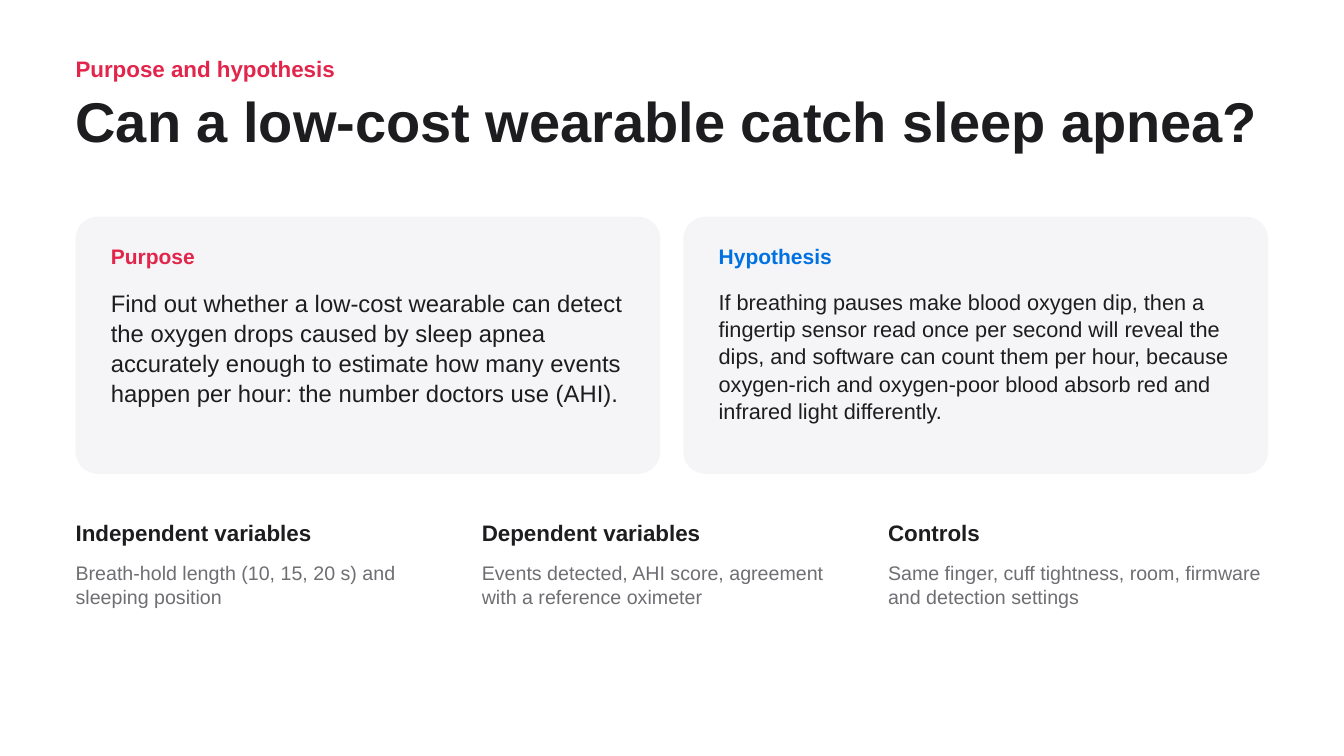
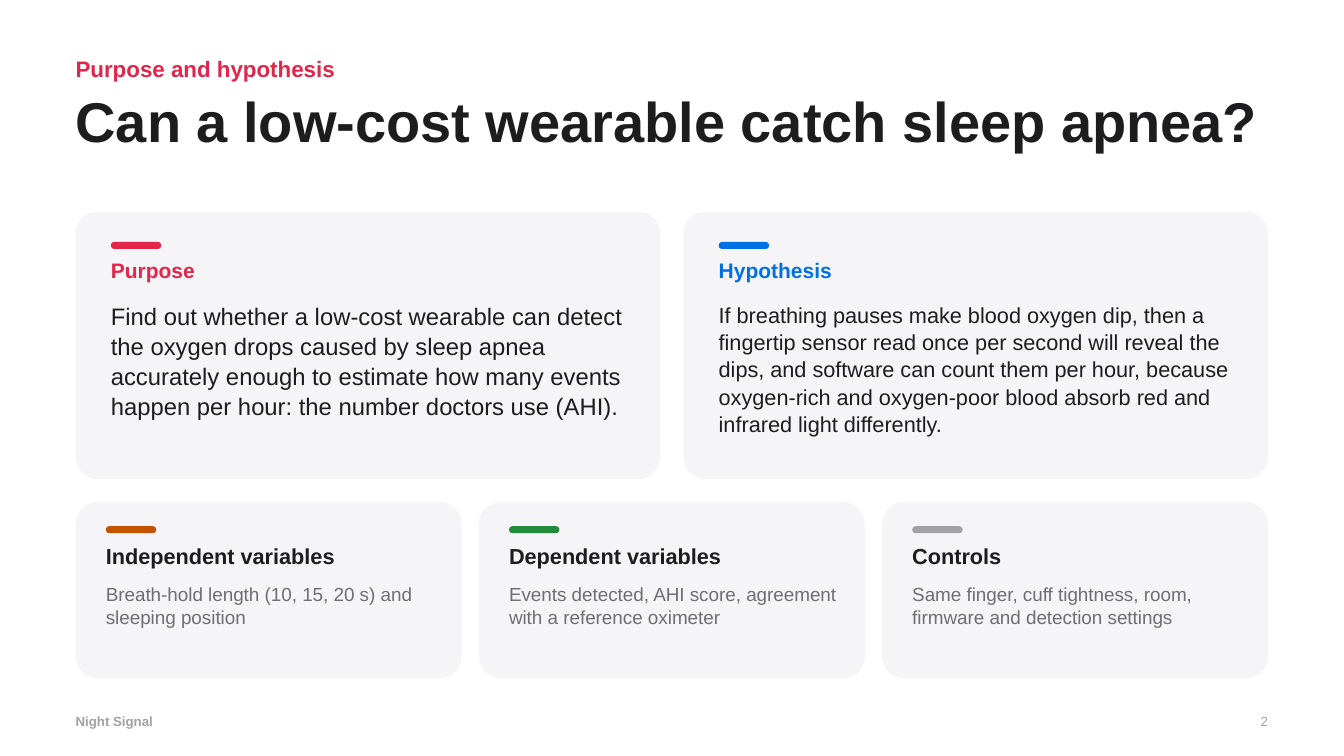
Before and after one commit to gabrielamamanestudent-wq/teetomivV2, a slide deck: slide 2 of science-fair/night-signal/Night_Signal_Presentation.pptx. Drawn at 1344x756 pixels with LibreOffice and Linux fonts; fonts in the diff are those of the drawing. Boxes give left, top, right and bottom in pixels: in the first picture for what was removed or moved away, otherwise in the second. Text is boxed around its words. In the diff, an @@ line names an element or a change of style, - is before the commit and + after.

```diff
--- a/science-fair/night-signal/Night_Signal_Presentation.pptx
+++ b/science-fair/night-signal/Night_Signal_Presentation.pptx
@@ rounded rectangle resized from (x1=76, y1=217, x2=660, y2=474) to (x1=76, y1=212, x2=660, y2=479) @@
@@ rounded rectangle at (x1=76, y1=212, x2=660, y2=479): proportions changed @@
@@ rounded rectangle at (x1=684, y1=212, x2=1268, y2=479): proportions changed @@
@@ rounded rectangle resized from (x1=684, y1=217, x2=1268, y2=474) to (x1=684, y1=212, x2=1268, y2=479) @@
@@ rounded rectangle added at (x1=111, y1=242, x2=161, y2=249), fill #E3254B @@
@@ 3 texts moved together from (x1=111, y1=248, x2=832, y2=407) to (x1=111, y1=262, x2=832, y2=420) @@
@@ rounded rectangle added at (x1=719, y1=242, x2=769, y2=249), fill #0071E3 @@
@@ text "If breathing pauses make blood ..." moved from (x1=719, y1=294, x2=1228, y2=424) to (x1=719, y1=307, x2=1228, y2=437) @@
@@ rounded rectangle added at (x1=76, y1=502, x2=462, y2=679), fill #F5F5F7 @@
@@ rounded rectangle added at (x1=479, y1=502, x2=865, y2=679), fill #F5F5F7 @@
@@ rounded rectangle added at (x1=882, y1=502, x2=1268, y2=679), fill #F5F5F7 @@
@@ rounded rectangle added at (x1=106, y1=526, x2=156, y2=533), fill #C45500 @@
@@ rounded rectangle added at (x1=509, y1=526, x2=560, y2=533), fill #248A3D @@
@@ rounded rectangle added at (x1=912, y1=526, x2=963, y2=533), fill #A1A1A6 @@
@@ size 16 to 15.5 pt in 3 elements at (x1=912, y1=548, x2=1001, y2=565), (x1=509, y1=548, x2=721, y2=568), (x1=106, y1=548, x2=335, y2=568) @@
@@ text "Independent variables" moved from (x1=76, y1=524, x2=311, y2=546) to (x1=106, y1=548, x2=335, y2=568) @@
@@ text "Dependent variables" moved from (x1=482, y1=524, x2=700, y2=546) to (x1=509, y1=548, x2=721, y2=568) @@
@@ text "Controls" moved from (x1=888, y1=524, x2=980, y2=542) to (x1=912, y1=548, x2=1001, y2=565) @@
@@ size 14 to 13.5 pt; line spacing 1.05 to 1 in 3 elements at (x1=912, y1=587, x2=1192, y2=628), (x1=509, y1=587, x2=836, y2=624), (x1=106, y1=587, x2=412, y2=628) @@
@@ text "Breath-hold length (10, 15, 20 ..." moved from (x1=76, y1=566, x2=395, y2=608) to (x1=106, y1=587, x2=412, y2=628) @@
@@ text "Events detected, AHI score, agreement ..." moved from (x1=482, y1=566, x2=823, y2=604) to (x1=509, y1=587, x2=836, y2=624) @@
@@ text "Same finger, cuff tightness, room, ..." moved from (x1=888, y1=566, x2=1260, y2=608) to (x1=912, y1=587, x2=1192, y2=628) @@
@@ text added at (x1=76, y1=716, x2=153, y2=729), 9.5 pt, text #A1A1A6, bold @@
+Night Signal
@@ text added at (x1=1261, y1=717, x2=1268, y2=726), 9.5 pt, text #A1A1A6 @@
+2
```
Also in this commit, not shown: 13 other slides changed, 8 other files.
